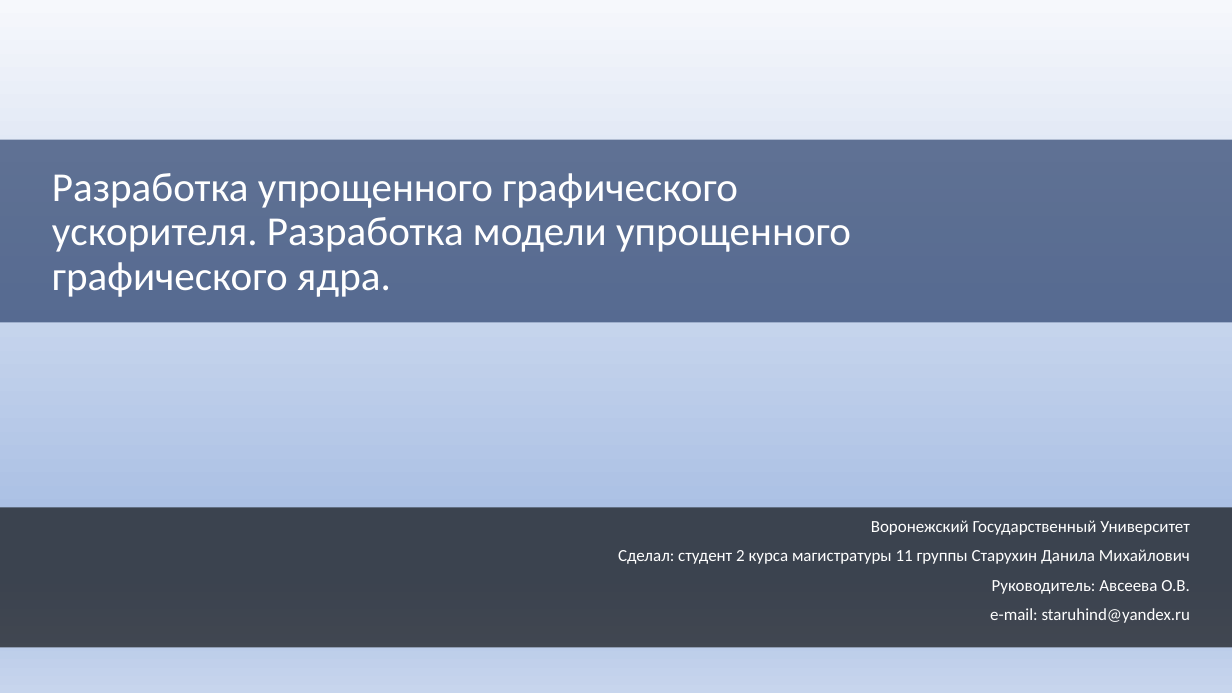
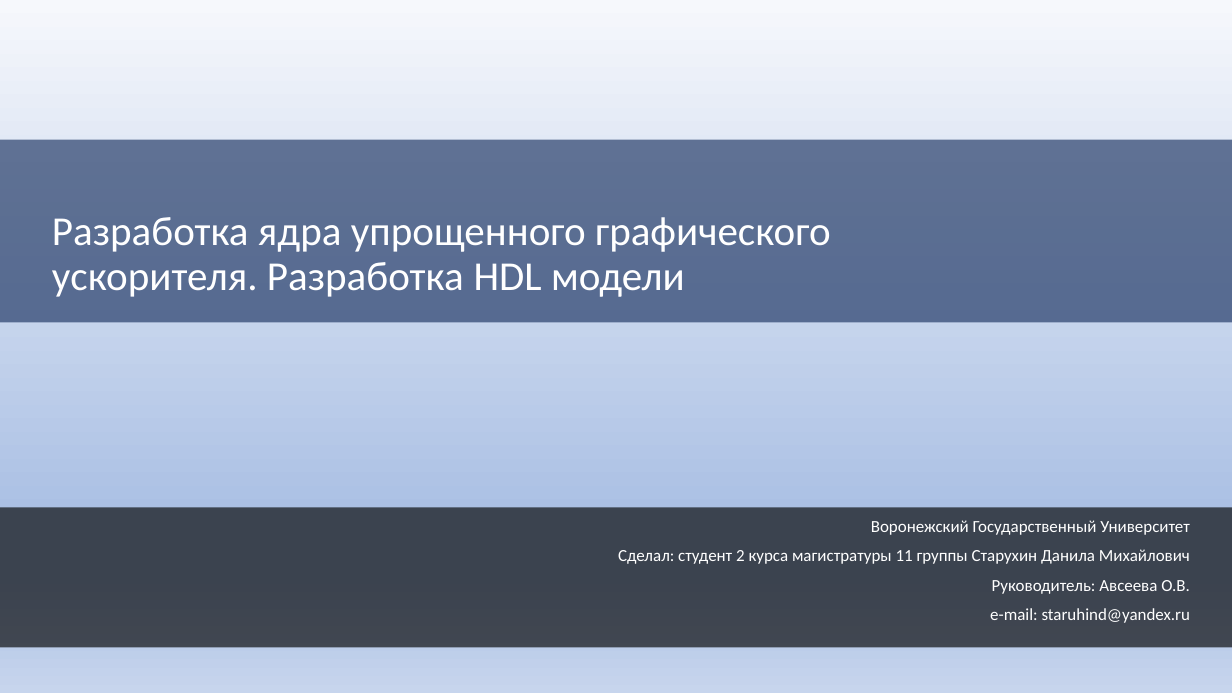
Before and after one commit to HaMeNopeDiot/hardware_gpu, a slide deck: slide 1 of docs/starukhin_dissertation/magister_pres.pptx. Drawn at 1232x693 pixels with LibreOffice and Linux fonts; fonts in the diff are those of the drawing. Boxes give left, top, right and bottom in pixels: in the first picture for what was removed or moved away, otherwise in the second. Text is boxed around its words. In the diff, an @@ line names an element or a change of style, - is before the commit and + after.

```diff
--- a/docs/starukhin_dissertation/magister_pres.pptx
+++ b/docs/starukhin_dissertation/magister_pres.pptx
@@ title at bbox=[52, 217, 831, 297]: text changed @@
-Разработка упрощенного графического ускорителя. Разработка модели упрощенного графического ядра.
+Разработка ядра упрощенного графического ускорителя. Разработка HDL модели
```
Also in this commit, not shown: 9 other slides changed, 3 slides added, 4 slides removed.
